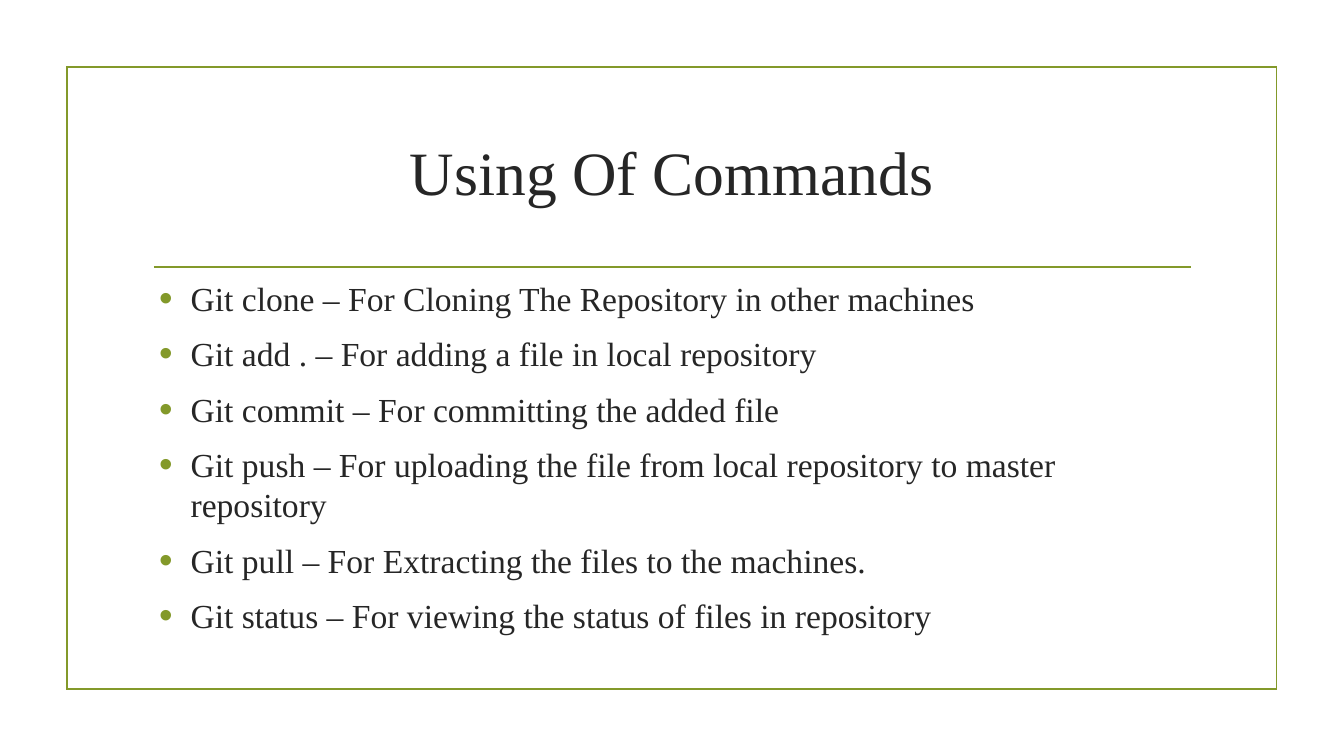
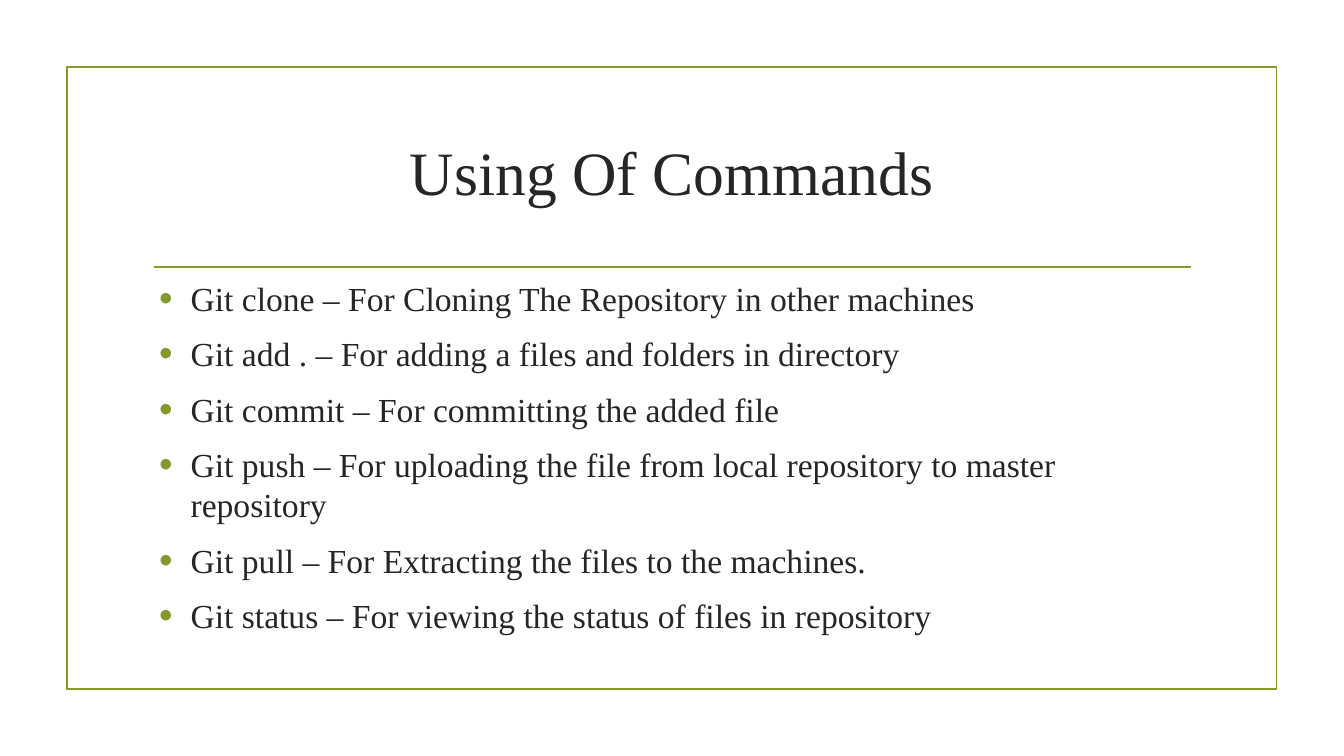
Before and after one commit to PrashantBhunal/finalProject, a slide deck: slide 6 of ppt github.pptx. Drawn at 1344x756 pixels with LibreOffice and Linux fonts; fonts in the diff are those of the drawing; background and template pictures are left out. Boxes give left, top, right and bottom in pixels: in the first picture for what was removed or moved away, otherwise in the second. Text is boxed around its words. In the diff, an @@ line names an element or a change of style, - is before the commit and + after.

```diff
--- a/ppt github.pptx
+++ b/ppt github.pptx
@@ text at [191, 342, 899, 373]: text changed @@
-• Git add . – For adding a file in local repository
+• Git add . – For adding a files and folders in directory
```
Also in this commit, not shown: 3 other slides changed, 2 slides added, 1 slide removed.
